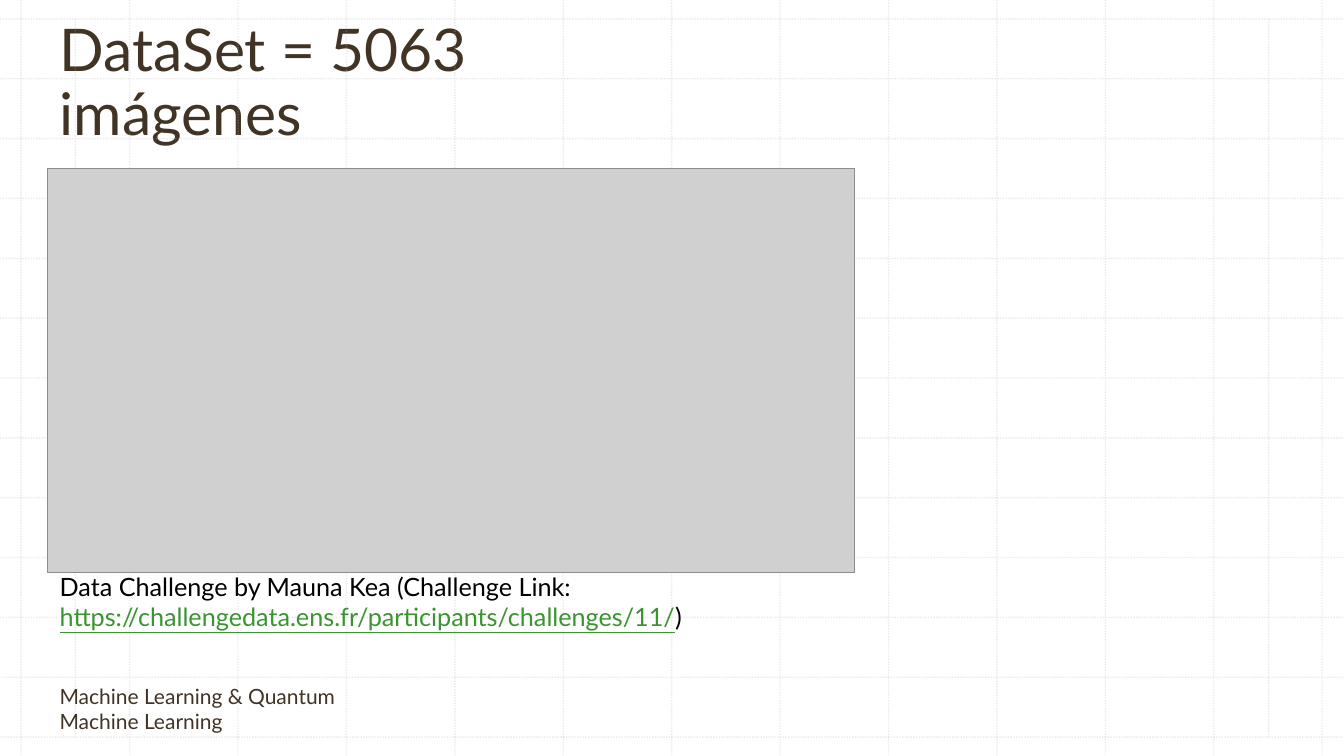
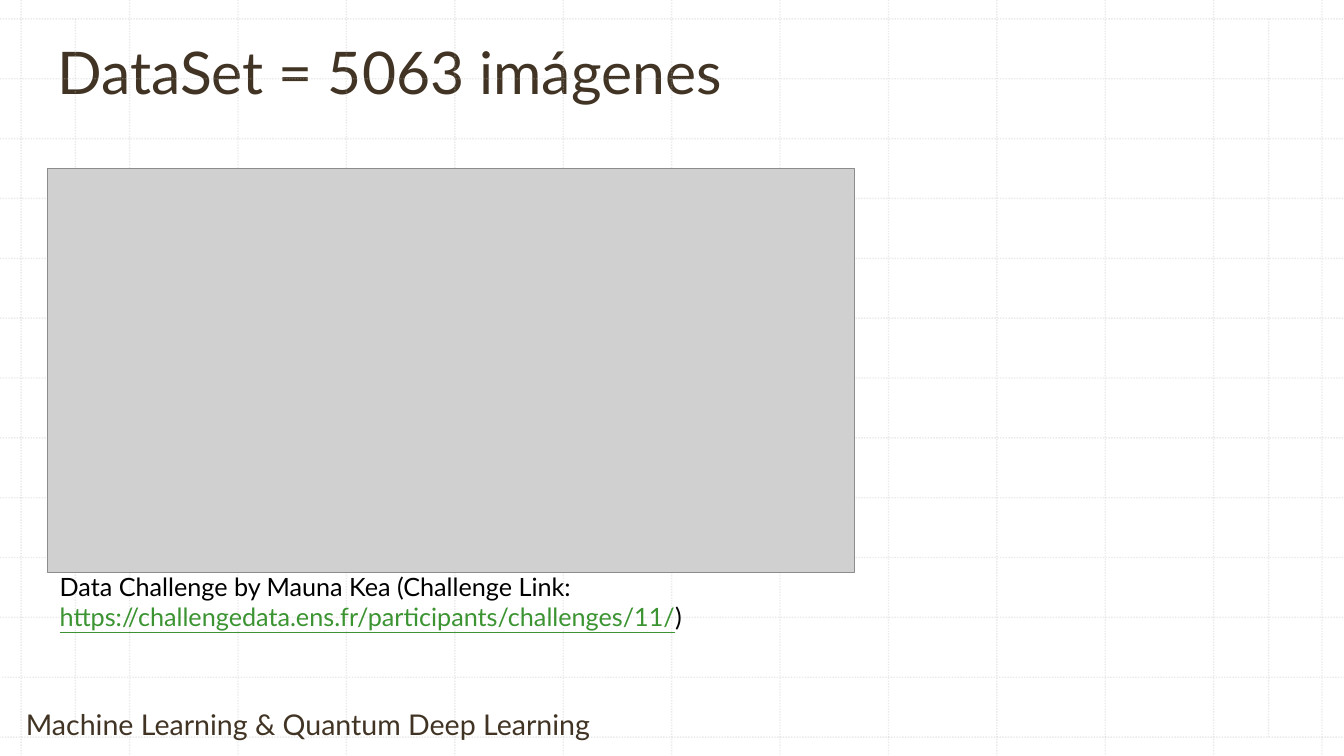
Before and after one commit to contepablod/QCNNCancerBinaryClassifier, a slide deck: slide 3 of Clasificador Cancerígeno por Imagenes.pptx (slide 4 before the commit). Drawn at 1344x756 pixels with LibreOffice and Linux fonts; fonts in the diff are those of the drawing; grey boxes stand for pictures; background and template pictures are left out. Boxes give left, top, right and bottom in pixels: in the first picture for what was removed or moved away, otherwise in the second. Text is boxed around its words. In the diff, an @@ line names an element or a change of style, - is before the commit and + after.

```diff
--- a/Clasificador Cancerígeno por Imagenes.pptx
+++ b/Clasificador Cancerígeno por Imagenes.pptx
@@ title "DataSet = 5063 imágenes" rewrapped from [60,28,466,146] to [58,51,721,105] @@
@@ text at [26,714,590,740]: text changed; size 15 to 20.4 pt @@
-Machine Learning & Quantum Machine Learning
+Machine Learning & Quantum Deep Learning
```
Also in this commit, not shown: 9 other slides changed, 1 slide added, 1 slide removed, 2 other files.
